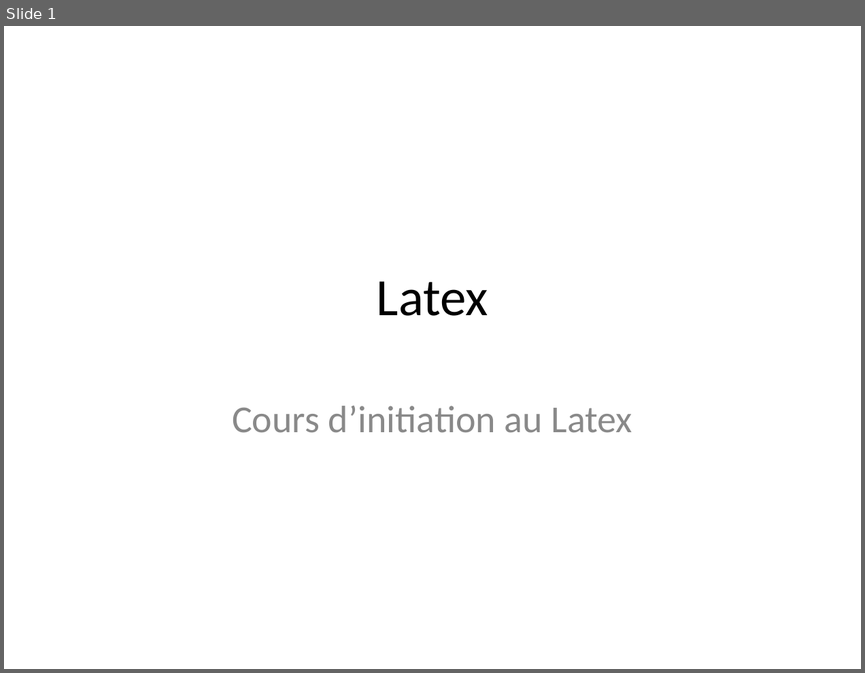
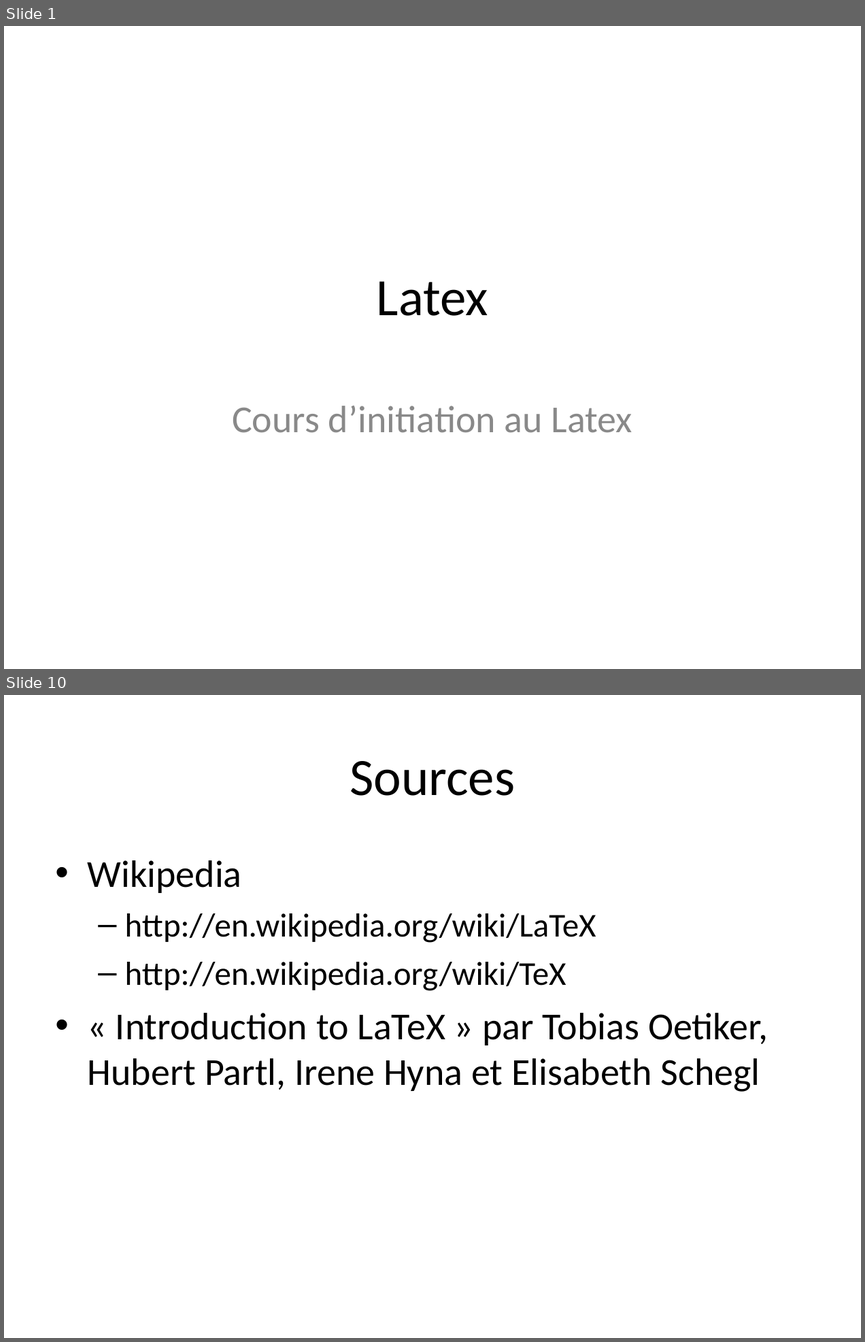
Before and after one commit to MC-Course/LaTeX, a slide deck: Cours 1/Latex.ppt. Shown one above the other, each under a label of ours: slide 1 before the commit, slides 1 and 10 after it; the slides between them are not shown. The pictures are 865x673 and 865x1342 pixels, drawn with LibreOffice and Linux fonts; fonts in the diff are those of the drawing. Boxes give left, top, right and bottom in pixels: in the first picture for what was removed or moved away, otherwise in the second. Text is boxed around its words. In the diff, an @@ line names an element or a change of style, - is before the commit and + after.

```diff
--- a/Cours 1/Latex.ppt
+++ b/Cours 1/Latex.ppt
@@ slide 10 added at (4, 695, 861, 1338), background #FFFFFF @@
@@ title added at (349, 761, 515, 796), 44 pt, text #000000 @@
+Sources
@@ text added at (88, 860, 768, 1091), 32 pt, text #000000 @@
+• Wikipedia
+  – http://en.wikipedia.org/wiki/LaTeX
+  – http://en.wikipedia.org/wiki/TeX
+• « Introduction to LaTeX » par Tobias Oetiker, Hubert Partl, Irene Hyna et Elisabeth Schegl
```
Also in this commit, not shown: 8 other slides added, 1 slide removed, 8 other files.
